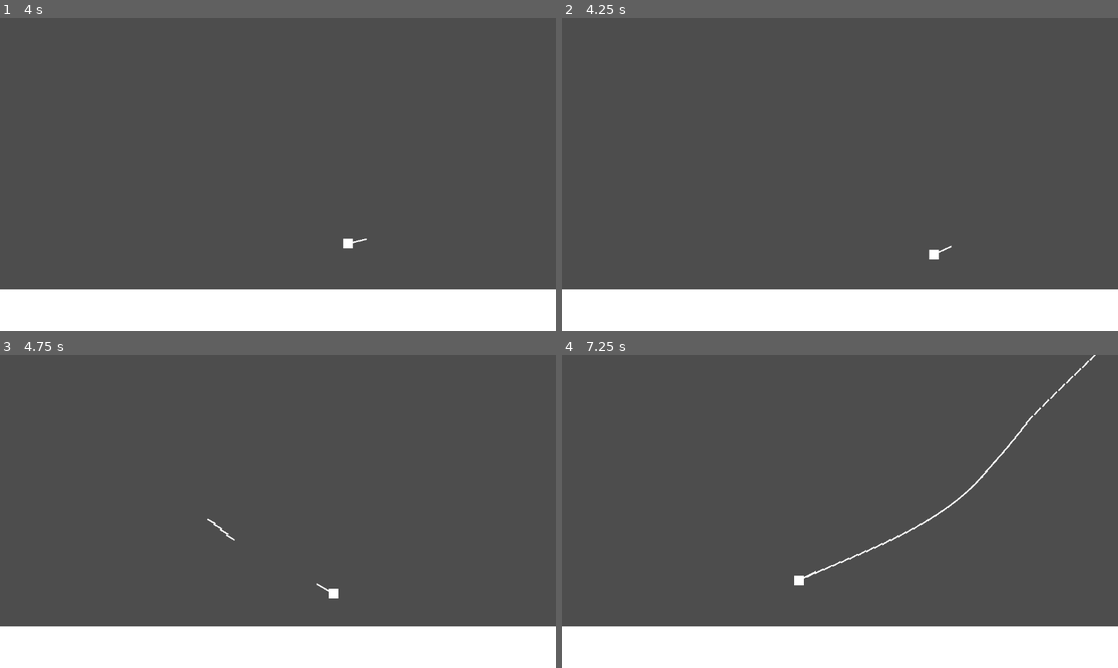
Above: before the commit, frames 1-4 (two rows, left to right).
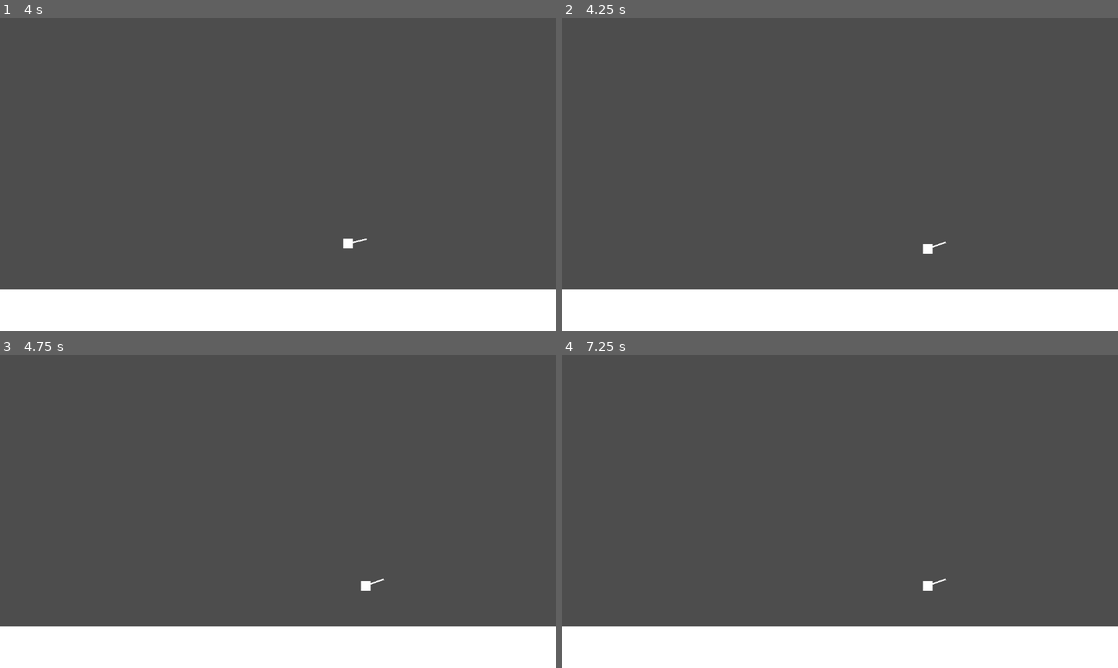
Above: after the commit, the same moments.

Repository: Audxius/Blaze-runner
Game: Godot game, scene res://Scenes/Level1.tscn
Same seed, same stepped clock (60 frames per second), same inputs: the game is played once before the commit and once after it.
Inputs (mouse positions are in pixels of both pictures, inside the frame that each line leads up to):
- Up to frame 1 (4 s): tap Enter (enter) at 0.5, 0.6, 1.35, 2.3, 2.85, 3.6 s; move the mouse to (400, 158) at 0.52 s; hold D 0.53-2.03 s; tap Space at 1.25 s; move the mouse to (166, 190) at 1.27 s; move the mouse to (333, 105) at 2.02 s; press the mouse at (333, 105) at 2.03 s; hold A 2.03-2.78 s; move the mouse to (250, 237) at 2.77 s; release the mouse at (250, 237) at 2.78 s; hold D from 2.78 s (still down); move the mouse to (444, 221) at 3.52 s
- Up to frame 2 (4.25 s): keep holding D; tap P (pause, bound only after the commit) at 4.15 s
- Up to frame 3 (4.75 s): move the mouse to (111, 464) at 4.27 s; release D at 4.28 s; hold A from 4.28 s (still down); click (111, 464) at 4.35 s; tap Enter (enter) at 4.55 s
- Up to frame 4 (7.25 s): move the mouse to (867, 511) at 5.02 s; release A at 5.03 s; hold D 5.03-5.78 s; tap Enter (enter) at 5.1, 5.85, 6.8 s; move the mouse to (756, 433) at 5.77 s; hold A from 5.78 s (still down); move the mouse to (962, 495) at 6.52 s; press the mouse at (962, 495) at 6.53 s

Frame 1 is identical in both runs. In frame 2, 0.1% of the frame differs, in the area x 64-71%, y 71-78%; in frame 3, 0.2%; in frame 4, 0.5%, in the area x 41-96%, y 0-76%.

Commit message:
Pause functionality

Diff:
--- /dev/null
+++ b/Pause.gd
@@ -0,0 +1,15 @@
+extends Node
+
+var button_pressed = false
+
+func _ready():
+	process_mode = Node.PROCESS_MODE_ALWAYS
+
+func _process(delta):
+	if Input.is_action_just_pressed("pause"):
+		if not button_pressed:
+			get_tree().paused = true
+			button_pressed = true
+		else:
+			get_tree().paused = false
+			button_pressed = false
--- a/Title screen.gd
+++ b/Title screen.gd
@@ -1,8 +1,8 @@
 extends Node2D
 
-var simultaneous_scene = preload("res://Scenes/LevelSelectScreen/LevelSelectScene.tscn").instantiate()
+@export var scena: PackedScene
 
 func _process(delta):
+	if scena == null: return
 	if Input.is_action_just_pressed("enter"):
-		get_tree().root.add_child(simultaneous_scene)
-		get_node("/root/Title screen").free()
+		get_tree().change_scene_to_packed(scena)
--- a/Title screen.tscn
+++ b/Title screen.tscn
@@ -1,7 +1,8 @@
-[gd_scene load_steps=7 format=3 uid="uid://lanbfnlpdknt"]
+[gd_scene load_steps=8 format=3 uid="uid://lanbfnlpdknt"]
 
 [ext_resource type="Script" path="res://Title screen.gd" id="1_2ca58"]
 [ext_resource type="Texture2D" uid="uid://bh36jgf4mg688" path="res://Scenes/Title screen/background.png" id="1_nyfiq"]
+[ext_resource type="PackedScene" uid="uid://dpo75klo2nn18" path="res://Scenes/LevelSelectScreen/LevelSelectScene.tscn" id="2_jdlgq"]
 [ext_resource type="Texture2D" uid="uid://phxyo88iwt2d" path="res://Scenes/Title screen/title.png" id="2_mnoa6"]
 [ext_resource type="Texture2D" uid="uid://n318ggsh2vn4" path="res://Scenes/Title screen/guy.png" id="3_myigp"]
 [ext_resource type="Texture2D" uid="uid://c1j0jtsf25nes" path="res://Scenes/Title screen/press start.png" id="5_n3j4c"]
@@ -9,6 +10,7 @@
 
 [node name="Title screen" type="Node2D"]
 script = ExtResource("1_2ca58")
+scena = ExtResource("2_jdlgq")
 
 [node name="Background" type="Sprite2D" parent="."]
 position = Vector2(575, 325)
--- a/project.godot
+++ b/project.godot
@@ -15,6 +15,10 @@
 config/features=PackedStringArray("4.2", "Mobile")
 config/icon="res://icon.svg"
 
+[autoload]
+
+Pause="*res://Pause.gd"
+
 [display]
 
 window/stretch/mode="viewport"
@@ -31,6 +35,11 @@
 "events": [Object(InputEventKey,"resource_local_to_scene":false,"resource_name":"","device":-1,"window_id":0,"alt_press …(182 unchanged characters)…
 ]
 }
+pause={
+"deadzone": 0.5,
+"events": [Object(InputEventKey,"resource_local_to_scene":false,"resource_name":"","device":-1,"window_id":0,"alt_pressed":false,"shift_pressed":false,"ctrl_pressed":false,"meta_pressed":false,"pressed":false,"keycode":0,"physical_keycode":80,"key_label":0,"unicode":112,"echo":false,"script":null)
+]
+}
 
 [rendering]
 
